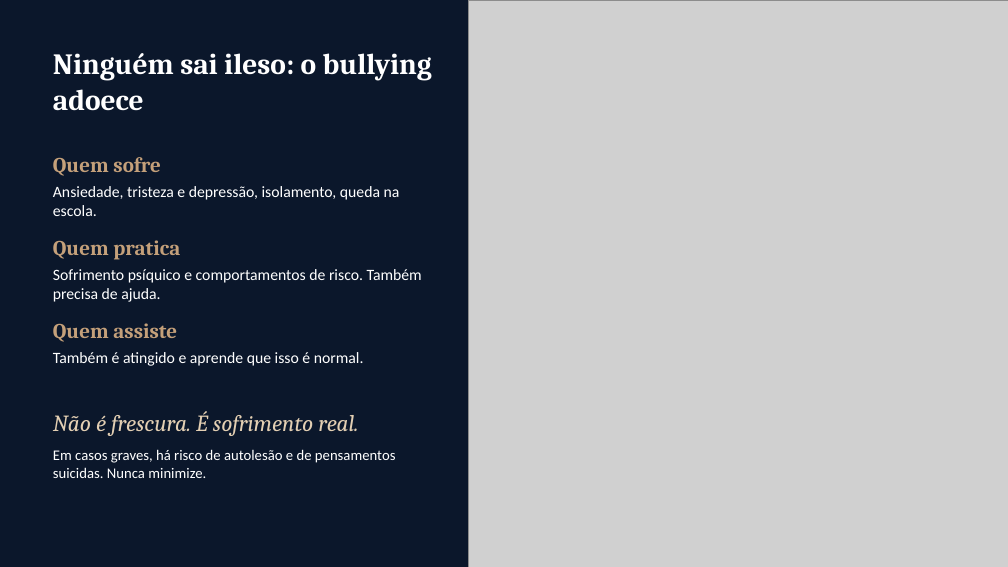
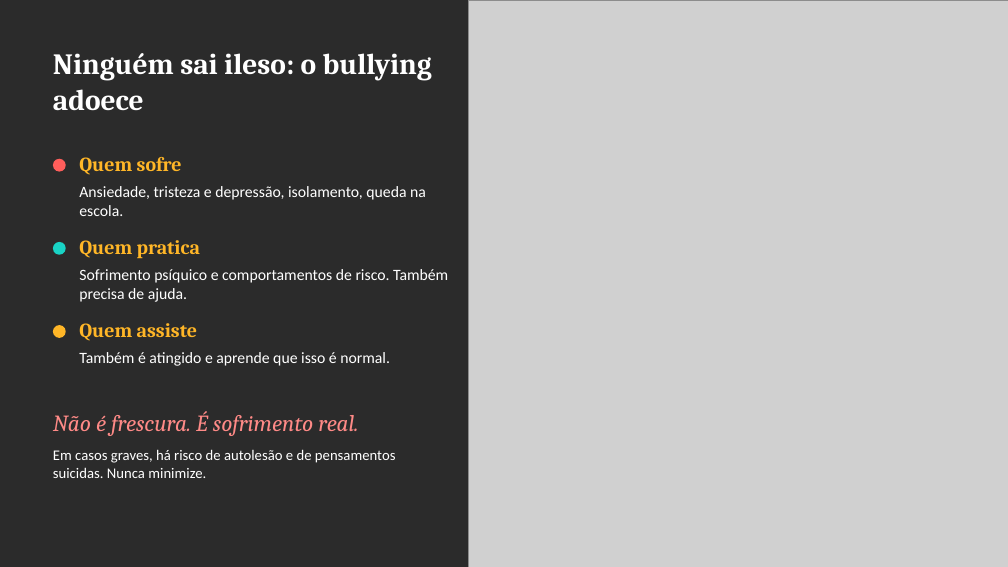
Before and after one commit to ebarroso12/ocorpoexplica, a slide deck: slide 4 of apresentacoes/bullying-saude-mental-escola.pptx. Drawn at 1008x567 pixels with LibreOffice and Linux fonts; fonts in the diff are those of the drawing; grey boxes stand for pictures; background and template pictures are left out; a plain dark background stands for a picture behind light text. Boxes give left, top, right and bottom in pixels: in the first picture for what was removed or moved away, otherwise in the second. Text is boxed around its words. In the diff, an @@ line names an element or a change of style, - is before the commit and + after.

```diff
--- a/apresentacoes/bullying-saude-mental-escola.pptx
+++ b/apresentacoes/bullying-saude-mental-escola.pptx
@@ background #FFFFFF to picture (left out) @@
@@ rectangle removed at (0,0,1008,567) @@
@@ ellipse added at (53,159,66,172), fill #FF5E5B @@
@@ text "Quem sofre": place and size @@
-text "Quem sofre" at (53,157,161,176)
+text "Quem sofre" at (79,157,182,175)
@@ text "Ansiedade, tristeza e depressão, isolamento, ...": place and size @@
-text "Ansiedade, tristeza e depressão, isolamento, ..." at (53,186,400,216)
+text "Ansiedade, tristeza e depressão, isolamento, ..." at (79,186,426,216)
@@ text "Quem pratica": place and size @@
-text "Quem pratica" at (53,240,180,260)
+text "Quem pratica" at (79,240,200,259)
@@ ellipse added at (53,242,66,255), fill #19D3C5 @@
@@ text "Sofrimento psíquico e comportamentos de ...": place and size @@
-text "Sofrimento psíquico e comportamentos de ..." at (53,269,422,302)
+text "Sofrimento psíquico e comportamentos de ..." at (79,269,448,302)
@@ ellipse added at (53,325,66,338), fill #FFB627 @@
@@ size 20 to 19 pt, text colour #C4A07A to #FFB627 in 3 elements at (79,157,182,175), (79,240,200,259), (79,323,197,341) @@
@@ text "Quem assiste": place and size @@
-text "Quem assiste" at (53,323,177,342)
+text "Quem assiste" at (79,323,197,341)
@@ text "Também é atingido e aprende ...": place and size @@
-text "Também é atingido e aprende ..." at (53,352,364,366)
+text "Também é atingido e aprende ..." at (79,352,390,366)
@@ text "Não é frescura. É sofrimento ..." at (53,411,358,436): text colour #E3CFB3 to #FF8A87 @@
```
Also in this commit, not shown: 12 other slides changed, 26 other files.
